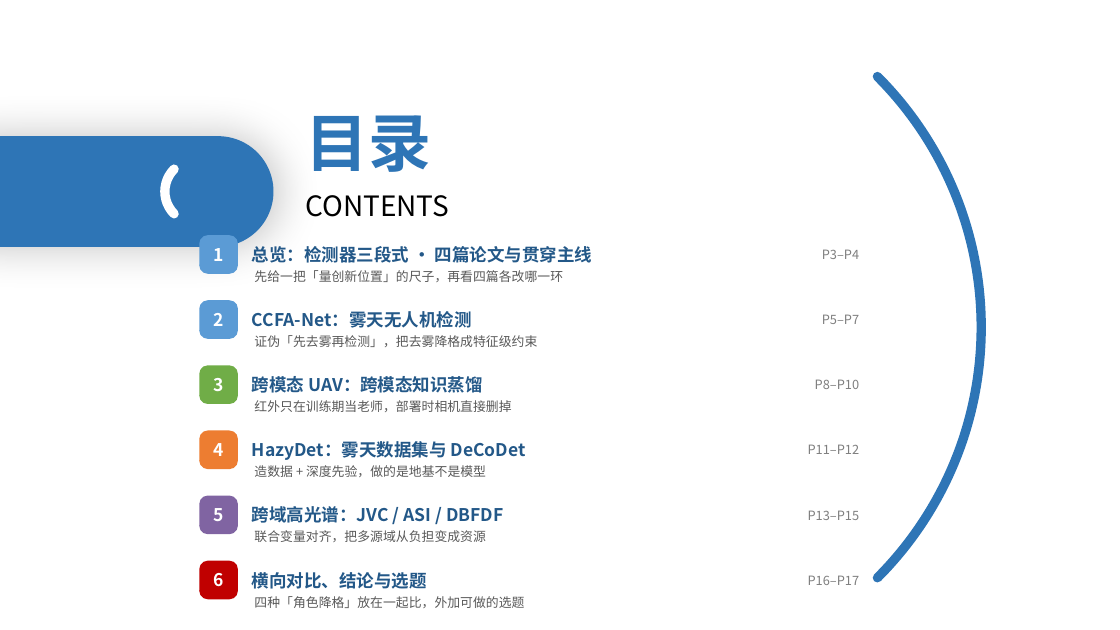
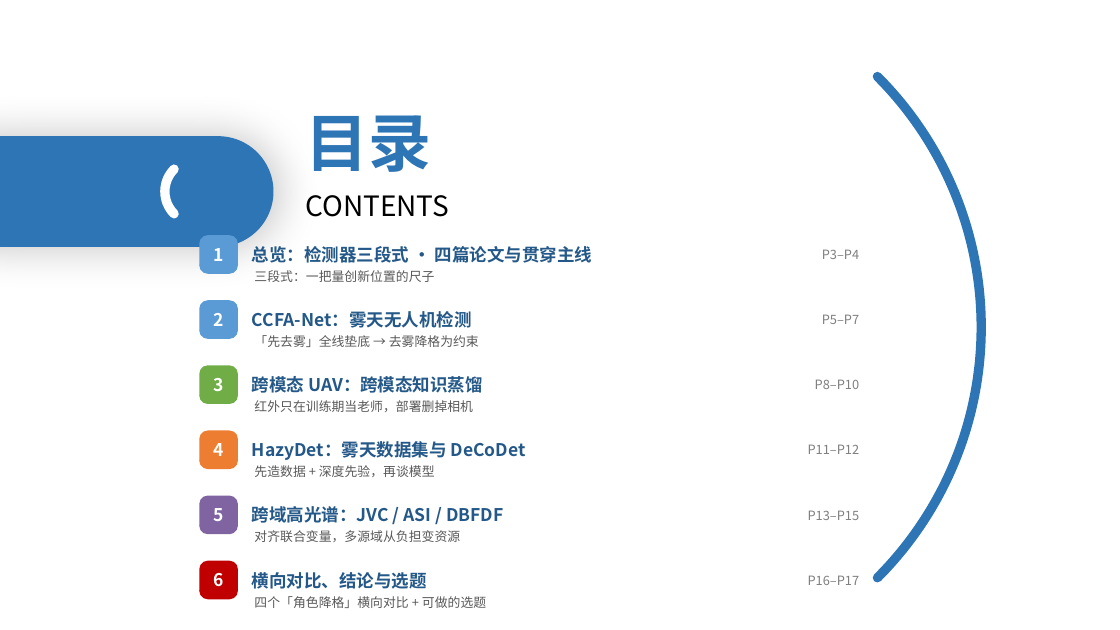
Before and after one commit to 139876/paper-notes, a slide deck: slide 2 of 论文精读/3-HazyDet精读/附件/四篇论文-组会汇报.pptx. Drawn at 1120x630 pixels with LibreOffice and Linux fonts; fonts in the diff are those of the drawing. Boxes give left, top, right and bottom in pixels: in the first picture for what was removed or moved away, otherwise in the second. Text is boxed around its words. In the diff, an @@ line names an element or a change of style, - is before the commit and + after.

```diff
--- a/论文精读/3-HazyDet精读/附件/四篇论文-组会汇报.pptx
+++ b/论文精读/3-HazyDet精读/附件/四篇论文-组会汇报.pptx
@@ text at [254, 270, 434, 282]: text changed @@
-先给一把「量创新位置」的尺子，再看四篇各改哪一环
+三段式：一把量创新位置的尺子
@@ text at [254, 335, 479, 347]: text changed @@
-证伪「先去雾再检测」，把去雾降格成特征级约束
+「先去雾」全线垫底 → 去雾降格为约束
@@ text at [254, 400, 473, 412]: text changed @@
-红外只在训练期当老师，部署时相机直接删掉
+红外只在训练期当老师，部署删掉相机
@@ text at [254, 465, 435, 477]: text changed @@
-造数据 + 深度先验，做的是地基不是模型
+先造数据 + 深度先验，再谈模型
@@ text at [254, 530, 460, 542]: text changed @@
-联合变量对齐，把多源域从负担变成资源
+对齐联合变量，多源域从负担变资源
@@ text at [254, 596, 486, 608]: text changed @@
-四种「角色降格」放在一起比，外加可做的选题
+四个「角色降格」横向对比 + 可做的选题
```
Also in this commit, not shown: 11 other slides changed.
